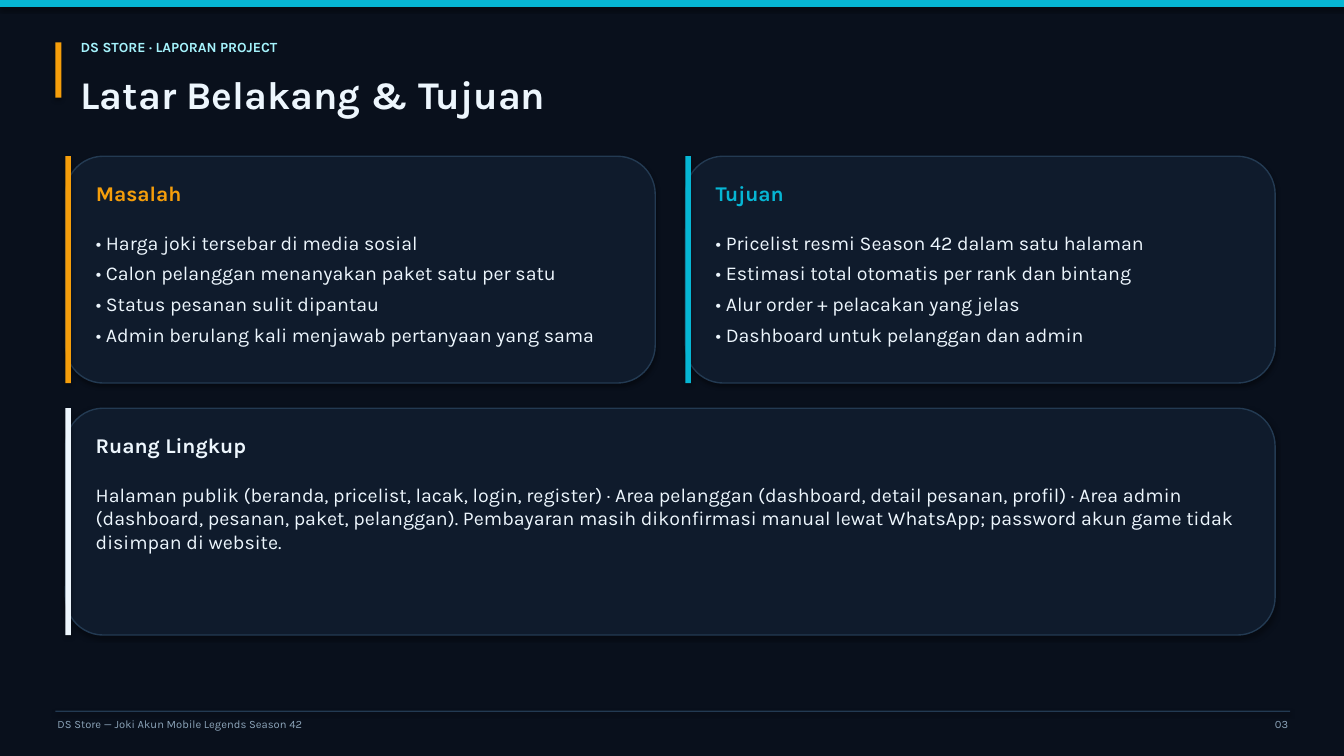
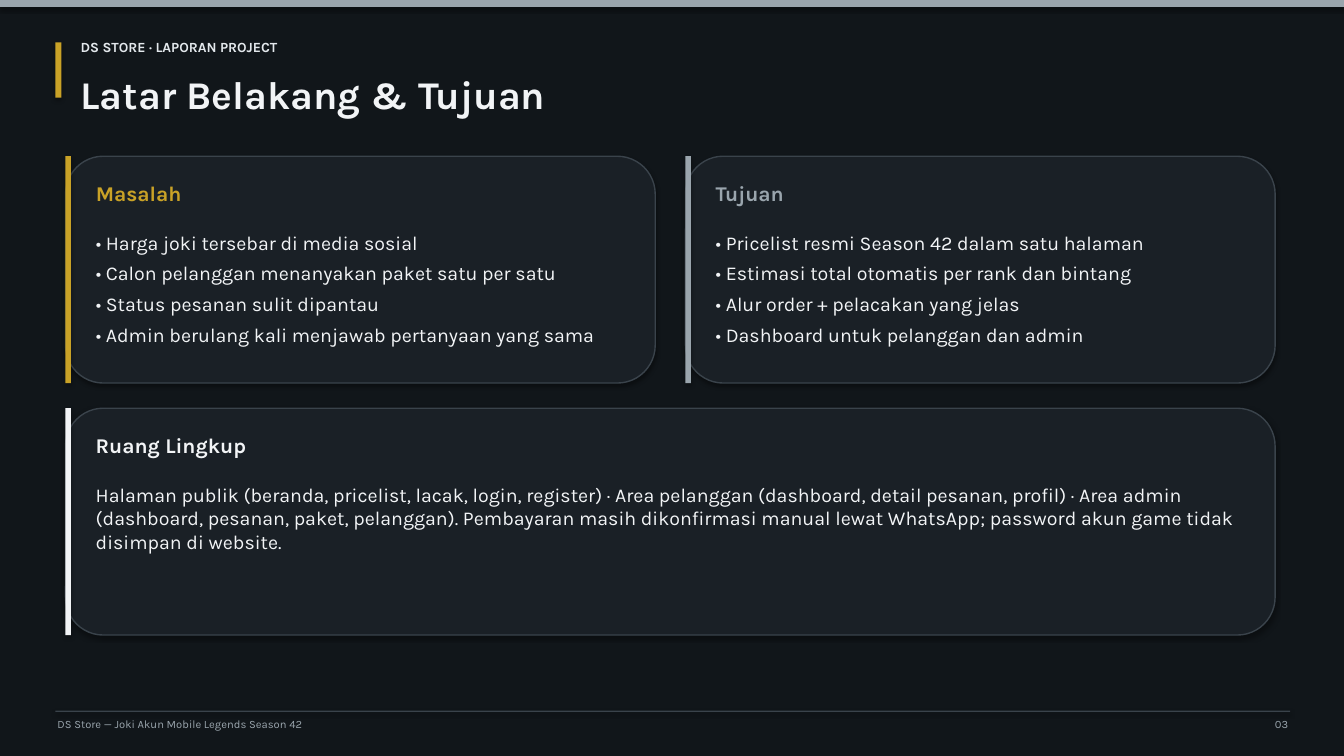
Before and after one commit to a3snewbaru990-ui/ds-store-laravel, a slide deck: slide 3 of docs/bagian-3/02-Presentasi/Presentasi-DS-Store.pptx. Drawn at 1344x756 pixels with LibreOffice and Linux fonts; fonts in the diff are those of the drawing. Boxes give left, top, right and bottom in pixels: in the first picture for what was removed or moved away, otherwise in the second. Text is boxed around its words. In the diff, an @@ line names an element or a change of style, - is before the commit and + after.

```diff
--- a/docs/bagian-3/02-Presentasi/Presentasi-DS-Store.pptx
+++ b/docs/bagian-3/02-Presentasi/Presentasi-DS-Store.pptx
@@ background #09101C to #11161A @@
@@ rectangle at [0, 0, 1344, 7]: fill #06B6D4 to #9AA5AD @@
@@ rectangle at [55, 42, 62, 98]: fill #F59E0B to #C9A227 @@
@@ text "DS STORE · LAPORAN PROJECT" at [81, 42, 277, 52]: text colour #A5F3FC to #E3E8EC @@
@@ fill #0F1B2C to #1A2026; outline #233A52 1 pt to #3A434B 1 pt in 3 elements at [686, 156, 1275, 383], [66, 408, 1275, 635], [66, 156, 655, 383] @@
@@ rectangle at [66, 156, 72, 383]: fill #F59E0B to #C9A227 @@
@@ text "Masalah" at [96, 186, 182, 202]: text colour #F59E0B to #C9A227 @@
@@ rectangle at [686, 156, 692, 383]: fill #06B6D4 to #9AA5AD @@
@@ text "Tujuan" at [716, 186, 784, 206]: text colour #06B6D4 to #9AA5AD @@
@@ rectangle at [66, 408, 72, 635]: fill #EDF6FD to #F2F4F6 @@
@@ rectangle at [55, 711, 1291, 712]: fill #233A52 to #3A434B @@
```
Also in this commit, not shown: 14 other slides changed, 48 other files.
